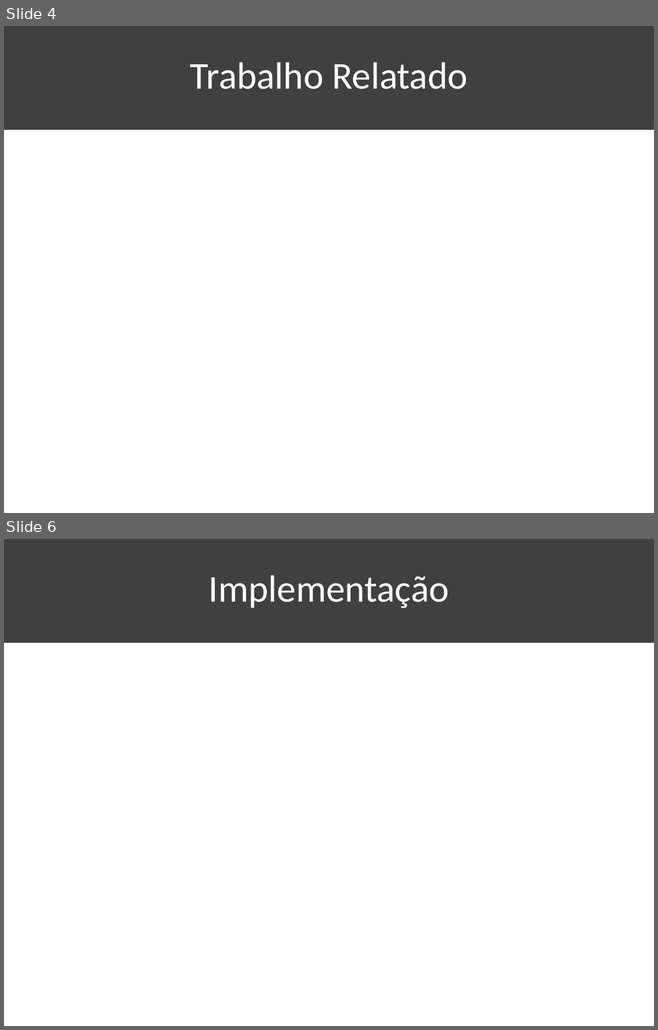
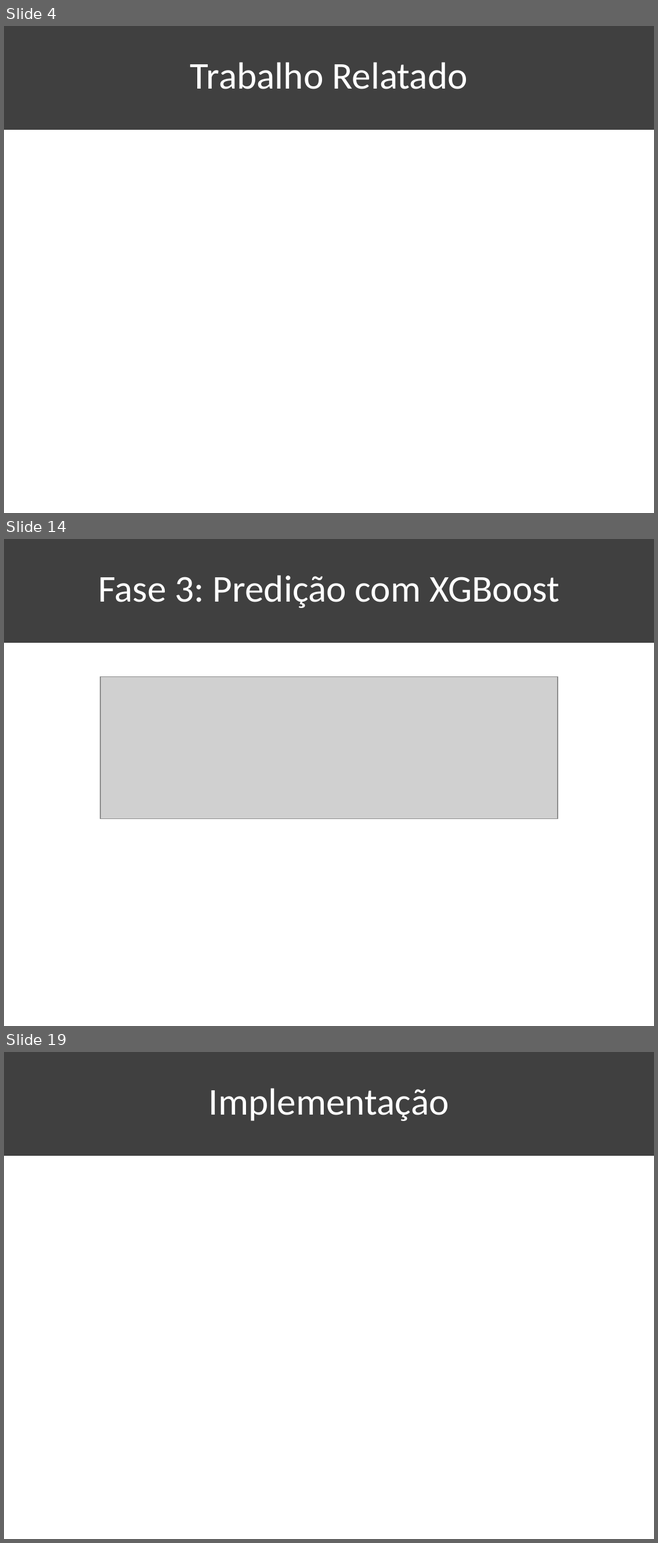
Before and after one commit to KaioAlex/DigitalSecurity, a slide deck: XGBOD-Seminar/XGBOD-Seminar.pptx. Shown one above the other, each under a label of ours: slides 4 and 6 before the commit, slides 4, 14 and 19 after it; the slides between them are not shown. The pictures are 658x1030 and 658x1543 pixels, drawn with LibreOffice and Linux fonts; fonts in the diff are those of the drawing; grey boxes stand for pictures. Boxes give left, top, right and bottom in pixels: in the first picture for what was removed or moved away, otherwise in the second. Text is boxed around its words. In the diff, an @@ line names an element or a change of style, - is before the commit and + after.

```diff
--- a/XGBOD-Seminar/XGBOD-Seminar.pptx
+++ b/XGBOD-Seminar/XGBOD-Seminar.pptx
@@ slide 14 added at (4, 539, 654, 1026), background #FFFFFF; not listed: 1 template element that a slide beside it also shows @@
@@ title added at (98, 575, 559, 608), 42 pt, text #FFFFFF @@
+Fase 3: Predição com XGBoost
@@ picture added at (100, 676, 557, 819) @@
@@ what was slide 6 is now slide 19 @@
```
Also in this commit, not shown: 2 slides changed, 13 other slides added, 1 slide removed, 20 other files.
